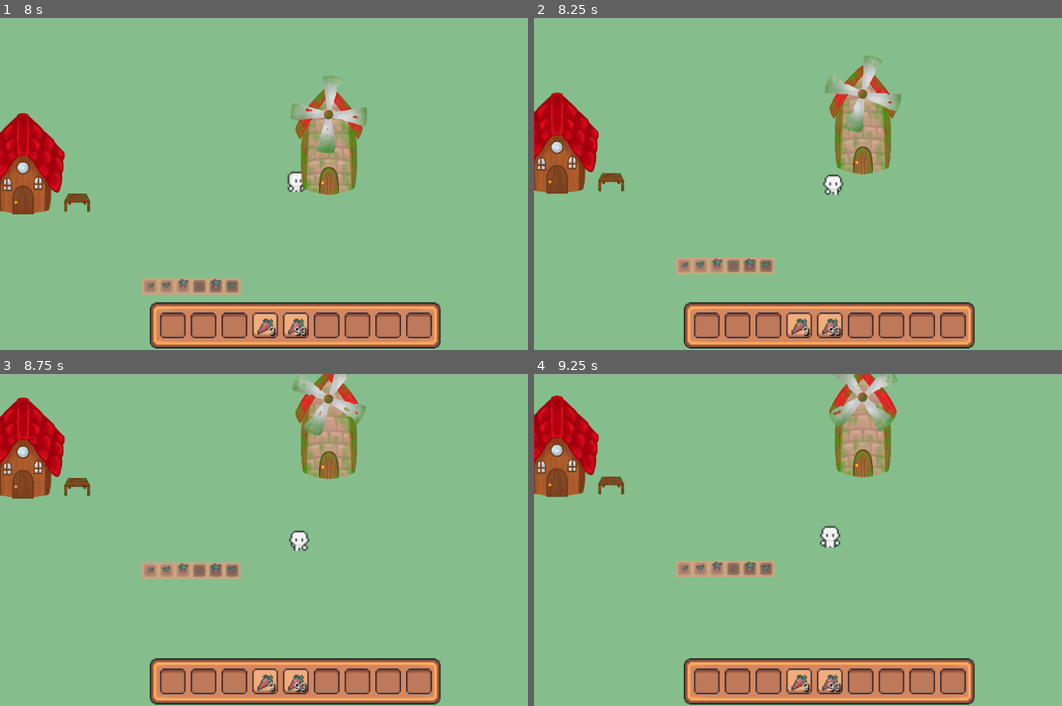
Above: before the commit, frames 1-4 (two rows, left to right).
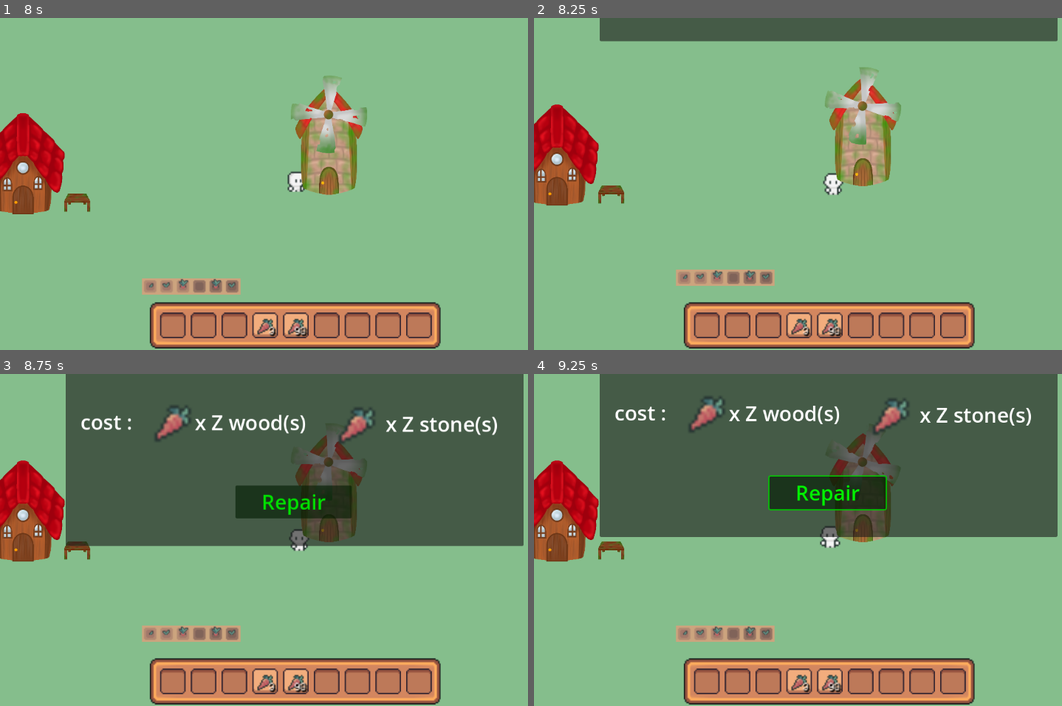
Above: after the commit, the same moments.

Repository: LaClimSx/Back-to-the-roots
Game: Godot game, scene res://Scenes/world.tscn
Same seed, same stepped clock (60 frames per second), same inputs: the game is played once before the commit and once after it.
Inputs (mouse positions are in pixels of both pictures, inside the frame that each line leads up to):
- Up to frame 1 (8 s): click (174, 326) at 0.5 s; click (200, 326) at 1.25 s; click (232, 326) at 2 s; click (264, 326) at 2.75 s; click (295, 326) at 3.5 s; move the mouse to (427, 167) at 4.27 s; hold Right (move_right) 4.28-5 s; hold Space (Interact) 4.28-5 s; tap R (Repair) at 4.55 s; click (327, 326) at 5 s; click (359, 326) at 5.75 s; click (385, 326) at 6.5 s; click (417, 326) at 7.25 s
- Up to frame 2 (8.25 s): move the mouse to (713, 200) at 8.02 s; hold Down (move_down) from 8.03 s (still down); tap R (Repair) at 8.1 s
- Up to frame 3 (8.75 s): keep holding Down (move_down); tap Space (Interact) at 8.3 s
- Up to frame 4 (9.25 s): release Down (move_down) at 8.75 s; click (829, 503) at 8.75 s, where only the run after the commit has a clickable "Repair"

Frame 1 is identical in both runs. In frame 2, 13% of the frame differs, in the area x 0-100%, y 0-81%; in frame 3, 52%; in frame 4, 50%.

Commit message:
repair window

Diff:
--- a/Scenes/house.tscn
+++ b/Scenes/house.tscn
@@ -7,6 +7,8 @@
 [ext_resource type="Texture2D" uid="uid://qgmtrlnfdg" path="res://Assets/Bâtiments/maison/Sans titre 41_20241016203329.png" id="3_t8287"]
 [ext_resource type="PackedScene" uid="uid://ljyyhfin2fwg" path="res://Scenes/interract_label.tscn" id="6_4nr27"]
 [ext_resource type="PackedScene" uid="uid://duq7v03be7qs2" path="res://Scenes/repair_label.tscn" id="7_gmsw4"]
+[ext_resource type="Script" path="res://Scripts/repair_menu.gd" id="8_fce3l"]
+[ext_resource type="Texture2D" uid="uid://coxopis6iuqbk" path="res://Assets/Items/carrot.png" id="9_yr1gg"]
 
 [sub_resource type="AtlasTexture" id="AtlasTexture_iu676"]
 atlas = ExtResource("1_e0h1k")
@@ -51,6 +53,58 @@
 radius = 173.333
 height = 346.667
 
+[sub_resource type="Animation" id="Animation_pmmld"]
+resource_name = "TransIN"
+tracks/0/type = "value"
+tracks/0/imported = false
+tracks/0/enabled = true
+tracks/0/path = NodePath(".:offset")
+tracks/0/interp = 1
+tracks/0/loop_wrap = true
+tracks/0/keys = {
+"times": PackedFloat32Array(-0.0333333, 1),
+"transitions": PackedFloat32Array(1, 1),
+"update": 0,
+"values": [Vector2(0, -600), Vector2(0, 0)]
+}
+
+[sub_resource type="Animation" id="Animation_01ybx"]
+resource_name = "TransOUT"
+tracks/0/type = "value"
+tracks/0/imported = false
+tracks/0/enabled = true
+tracks/0/path = NodePath(".:offset")
+tracks/0/interp = 1
+tracks/0/loop_wrap = true
+tracks/0/keys = {
+"times": PackedFloat32Array(0, 1),
+"transitions": PackedFloat32Array(1, 1),
+"update": 0,
+"values": [Vector2(0, 0), Vector2(0, -600)]
+}
+
+[sub_resource type="Animation" id="Animation_ijauc"]
+length = 0.001
+tracks/0/type = "value"
+tracks/0/imported = false
+tracks/0/enabled = true
+tracks/0/path = NodePath(".:offset")
+tracks/0/interp = 1
+tracks/0/loop_wrap = true
+tracks/0/keys = {
+"times": PackedFloat32Array(0),
+"transitions": PackedFloat32Array(1),
+"update": 0,
+"values": [Vector2(0, -600)]
+}
+
+[sub_resource type="AnimationLibrary" id="AnimationLibrary_jci3i"]
+_data = {
+"RESET": SubResource("Animation_ijauc"),
+"TransIN": SubResource("Animation_pmmld"),
+"TransOUT": SubResource("Animation_01ybx")
+}
+
 [node name="House" type="StaticBody2D"]
 scale = Vector2(0.15, 0.15)
 script = ExtResource("1_gxx45")
@@ -93,7 +147,127 @@
 horizontal_alignment = 1
 vertical_alignment = 1
 
+[node name="RepairMenu" type="CanvasLayer" parent="."]
+process_mode = 3
+offset = Vector2(0, -600)
+transform = Transform2D(1, 0, 0, 1, 0, -600)
+script = ExtResource("8_fce3l")
+
+[node name="Panel" type="Panel" parent="RepairMenu"]
+anchors_preset = -1
+anchor_left = 0.5
+anchor_top = 0.498
+anchor_right = 0.5
+anchor_bottom = 0.498
+offset_left = -448.0
+offset_top = -245.704
+offset_right = 445.0
+offset_bottom = 245.296
+grow_horizontal = 2
+grow_vertical = 2
+
+[node name="Anim" type="AnimationPlayer" parent="RepairMenu"]
+libraries = {
+"": SubResource("AnimationLibrary_jci3i")
+}
+autoplay = "RESET"
+
+[node name="Control" type="Control" parent="RepairMenu"]
+layout_mode = 3
+anchors_preset = 0
+offset_left = 129.0
+offset_top = 78.0
+offset_right = 1014.0
+offset_bottom = 567.0
+
+[node name="close" type="Button" parent="RepairMenu/Control"]
+self_modulate = Color(1, 0, 0, 1)
+offset_left = 836.0
+offset_top = 18.0
+offset_right = 874.0
+offset_bottom = 56.0
+theme_override_font_sizes/font_size = 21
+text = "X"
+
+[node name="Repair" type="Label" parent="RepairMenu/Control"]
+layout_mode = 1
+anchors_preset = 5
+anchor_left = 0.5
+anchor_right = 0.5
+offset_left = -445.5
+offset_right = 446.5
+offset_bottom = 111.0
+grow_horizontal = 2
+theme_override_font_sizes/font_size = 40
+text = "Repair your house"
+horizontal_alignment = 1
+vertical_alignment = 1
+autowrap_mode = 3
+
+[node name="cost" type="Label" parent="RepairMenu/Control"]
+layout_mode = 1
+anchors_preset = 4
+anchor_top = 0.5
+anchor_bottom = 0.5
+offset_left = 28.0
+offset_top = -24.5
+offset_right = 139.0
+offset_bottom = 30.5
+grow_vertical = 2
+theme_override_font_sizes/font_size = 40
+text = "cost : "
+horizontal_alignment = 1
+vertical_alignment = 1
+autowrap_mode = 3
+
+[node name="stone" type="Label" parent="RepairMenu/Control"]
+offset_left = 623.0
+offset_top = 224.0
+offset_right = 842.0
+offset_bottom = 279.0
+theme_override_font_sizes/font_size = 40
+text = "x Z stone(s)"
+
+[node name="wood" type="Label" parent="RepairMenu/Control"]
+layout_mode = 0
+offset_left = 251.0
+offset_top = 221.0
+offset_right = 468.0
+offset_bottom = 276.0
+theme_override_font_sizes/font_size = 40
+text = "x Z wood(s)"
+vertical_alignment = 1
+
+[node name="wood_sprit" type="Sprite2D" parent="RepairMenu/Control"]
+position = Vector2(208, 245)
+scale = Vector2(5.875, 5.875)
+texture = ExtResource("9_yr1gg")
+
+[node name="stones" type="Sprite2D" parent="RepairMenu/Control"]
+position = Vector2(567, 249)
+scale = Vector2(5.875, 5.875)
+texture = ExtResource("9_yr1gg")
+
+[node name="repair" type="Button" parent="RepairMenu/Control"]
+self_modulate = Color(0, 1, 0, 1)
+layout_mode = 1
+anchors_preset = 7
+anchor_left = 0.5
+anchor_top = 1.0
+anchor_right = 0.5
+anchor_bottom = 1.0
+offset_left = -112.5
+offset_top = -117.0
+offset_right = 114.5
+offset_bottom = -53.0
+grow_horizontal = 2
+grow_vertical = 0
+theme_override_font_sizes/font_size = 40
+text = "Repair"
+
 [connection signal="actual_health" from="." to="Door" method="_on_house_actual_health"]
 [connection signal="s_max_health" from="." to="Door" method="_on_house_s_max_health"]
 [connection signal="body_entered" from="Area2D" to="." method="_on_area_2d_body_entered"]
 [connection signal="body_exited" from="Area2D" to="." method="_on_area_2d_body_exited"]
+[connection signal="pressed" from="RepairMenu/Control/close" to="RepairMenu" method="_on_close_pressed"]
+[connection signal="pressed" from="RepairMenu/Control/repair" to="RepairMenu" method="_on_repair_pressed"]
--- a/Scenes/world.tscn
+++ b/Scenes/world.tscn
@@ -103,6 +103,7 @@
 sources/2 = SubResource("TileSetAtlasSource_v1jmv")
 
 [node name="World" type="Node2D"]
+process_mode = 1
 y_sort_enabled = true
 scale = Vector2(0.9993, 0.999162)
 script = ExtResource("1_rjk8m")
--- a/Scripts/house.gd
+++ b/Scripts/house.gd
@@ -27,6 +27,15 @@
 	else:
 		$AnimatedSprite2D.play("maison_abimé")
 
+	if Input.is_action_pressed("Interact"):
+		print("interractionnnn")
+		#show right pop up
+	elif Input.is_action_pressed("Repair"):
+		get_tree().paused = true
+		get_node("RepairMenu/Anim").play("TransIN")
+		print("repairrrr")
+
+
 func _on_world_timer_timeout() -> void:
 	health -= loss_health_by_tic
 	health = clamp(health, 0, max_health)
@@ -38,16 +47,8 @@
 	if body.name == "Player" && health>0: #& tiens pas le marteau
 		$"Interract Label".show()
 		$"Repair label".show()
-		if Input.is_action_pressed("Interact"):
-			print("interractionnnn")
-		elif Input.is_action_pressed("Repair"):
-			print("repairrrr")
 	#elif body.name == "Player": #& tiens marteau
 	#	$"Repair label".show()
-		elif Input.is_action_pressed("Repair"):
-			print("repairrrr")
-
-
 
 
 
--- /dev/null
+++ b/Scripts/repair_menu.gd
@@ -0,0 +1,22 @@
+extends CanvasLayer
+
+
+# Called when the node enters the scene tree for the first time.
+func _ready() -> void:
+	pass # Replace with function body.
+
+
+# Called every frame. 'delta' is the elapsed time since the previous frame.
+func _process(delta: float) -> void:
+	pass
+
+
+func _on_close_pressed() -> void:
+	get_node("Anim").play("TransOUT")
+	get_tree().paused = false
+
+
+func _on_repair_pressed() -> void:
+	#faire des bails avec les ressources
+	get_node("Anim").play("TransOUT")
+	get_tree().paused = false
Not shown: 1 places in Scenes/house.tscn that only renumber resources
